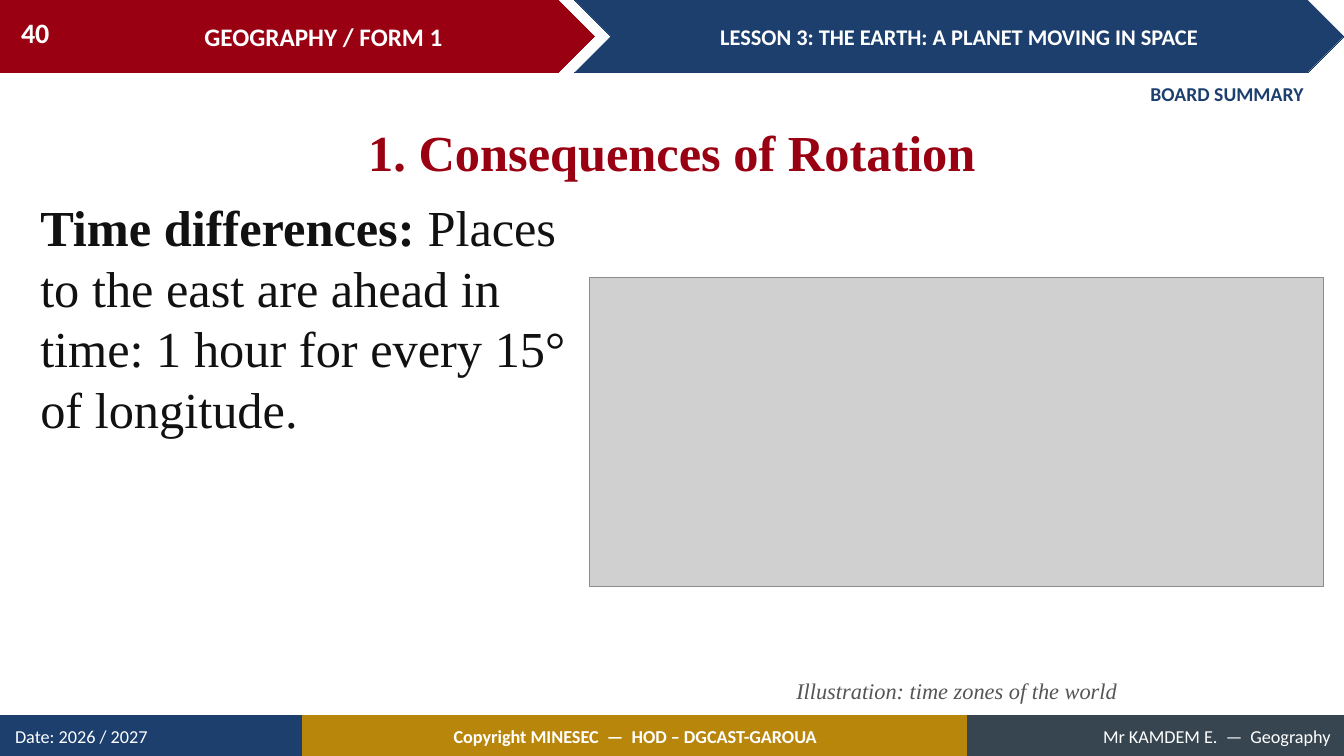
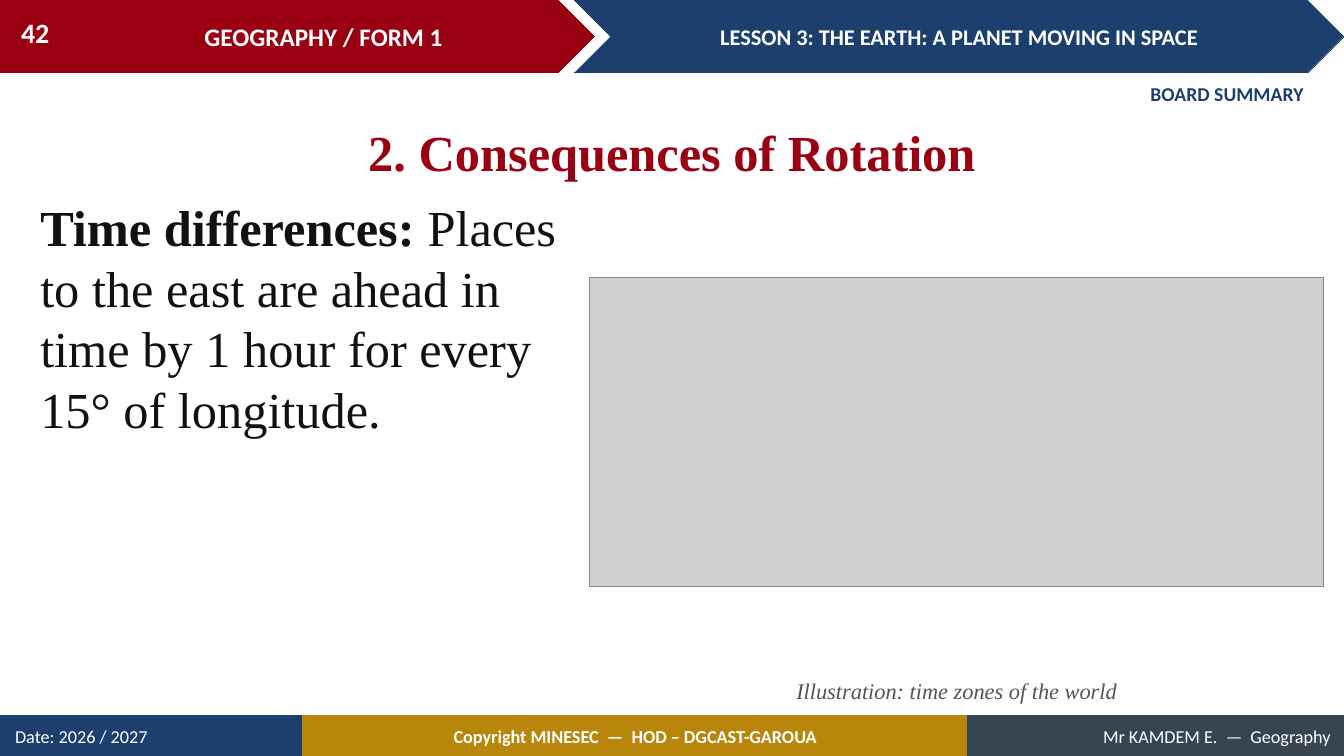
Before and after one commit to Berthautk/linea-github, a slide deck: slide 42 of lecons/F1/05_F1_M1_L03_The_Earth_A_Planet_Moving_in_Space.pptx (slide 40 before the commit). Drawn at 1344x756 pixels with LibreOffice and Linux fonts; fonts in the diff are those of the drawing; grey boxes stand for pictures. Boxes give left, top, right and bottom in pixels: in the first picture for what was removed or moved away, otherwise in the second. Text is boxed around its words. In the diff, an @@ line names an element or a change of style, - is before the commit and + after.

```diff
--- a/lecons/F1/05_F1_M1_L03_The_Earth_A_Planet_Moving_in_Space.pptx
+++ b/lecons/F1/05_F1_M1_L03_The_Earth_A_Planet_Moving_in_Space.pptx
@@ page number at (21,24,49,43): text changed @@
-40
+42
@@ text at (368,135,976,181): text changed @@
-1. Consequences of Rotation
+2. Consequences of Rotation
@@ text at (40,210,557,438): text changed @@
-Time differences: Places to the east are ahead in time: 1 hour for every 15° of longitude.
+Time differences: Places to the east are ahead in time by 1 hour for every 15° of longitude.
```
Also in this commit, not shown: 8 other slides changed, 3 slides added, 1 slide removed, 1 other file.
